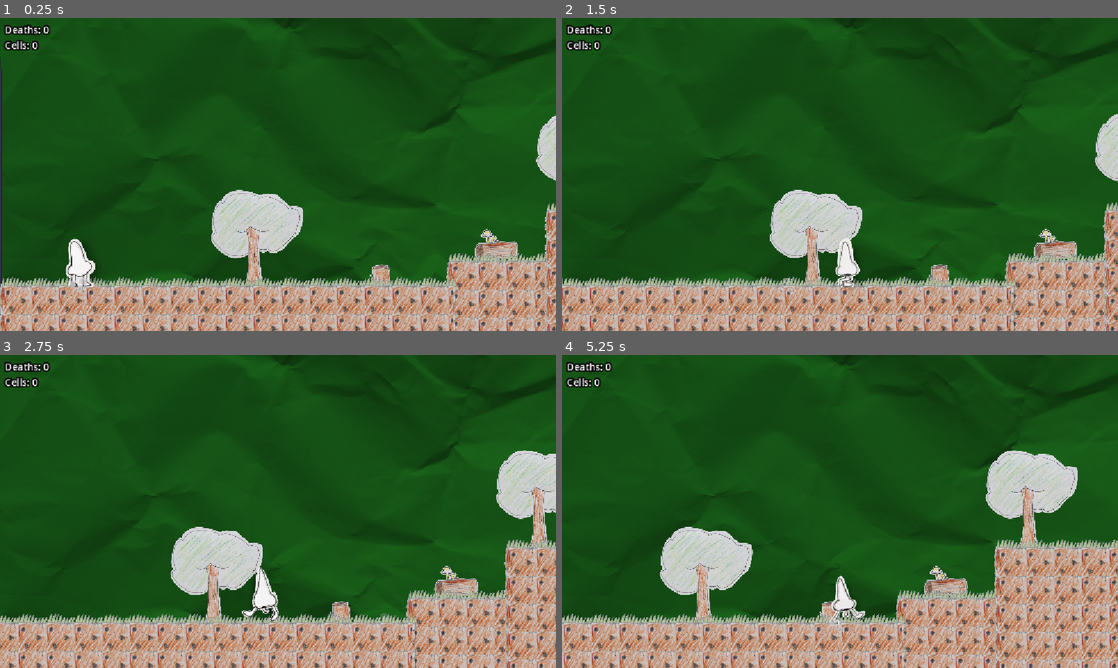
Above: before the commit, frames 1-4 (two rows, left to right).
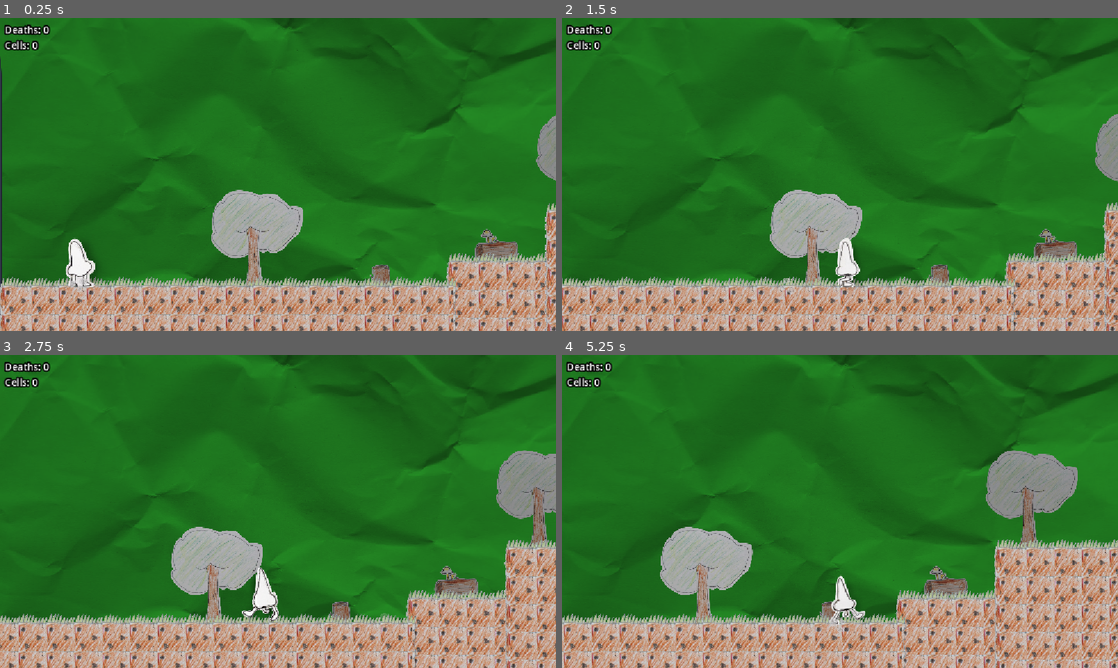
Above: after the commit, the same moments.

Repository: lmg-abe/runny-nose
Game: Godot game, scene res://area_1.tscn
Two runs of this game, one before a commit and one after it. Both use one fixed random seed, a clock stepped at 60 frames per second and the inputs below. The engine's default icon, where the game draws it, is replaced by a stand-in: a white triangle on a blue panel in a dark square.
Inputs:
- Up to frame 1 (0.25 s): no input
- Up to frame 2 (1.5 s): hold D (move_right) from 0.53 s (still down); tap 3 (dash) at 0.6 s; tap Space (jump) at 0.77 s; tap 2 (pick_up) at 1.35 s
- Up to frame 3 (2.75 s): tap Space (jump) at 1.52 s; release D (move_right) at 2.03 s; hold A (move_left) from 2.03 s (still down); tap 1 (sneeze) at 2.1 s
- Up to frame 4 (5.25 s): release A (move_left) at 2.78 s; hold D (move_right) 2.78-4.28 s; tap 3 (dash) at 2.85, 5.1 s; tap Space (jump) at 3.02, 3.77, 4.52 s; tap 2 (pick_up) at 3.6 s; hold A (move_left) 4.28-5.03 s; tap 1 (sneeze) at 4.35 s; hold D (move_right) from 5.03 s (still down)

The runs differ from the first frame. In frame 1, 79% of the frame differs, in the area x 0-100%, y 0-86%; in frame 2, 79%; in frame 3, 78%; in frame 4, 75%.

Commit message:
Update area_1.tscn

Diff:
--- a/area_1.tscn
+++ b/area_1.tscn
@@ -34,7 +34,7 @@
 script = ExtResource("1_1rxqu")
 
 [node name="Paper" type="Sprite2D" parent="Camera2D" unique_id=692617652]
-modulate = Color(0.1254902, 0.47843137, 0.1254902, 1)
+modulate = Color(0.1742, 0.67, 0.1742, 1)
 texture_repeat = 3
 scale = Vector2(2, 2)
 texture = ExtResource("2_dfmo5")
@@ -43,54 +43,67 @@
 script = ExtResource("3_7qacl")
 
 [node name="BgTree" type="Sprite2D" parent="." unique_id=268352074]
+modulate = Color(0.82, 0.82, 0.82, 1)
 position = Vector2(1182, -46)
 texture = ExtResource("4_lx7ru")
 
 [node name="BgStump" type="Sprite2D" parent="BgTree" unique_id=1362299212]
+modulate = Color(0.82, 0.82, 0.82, 1)
 position = Vector2(649, 184)
 texture = ExtResource("5_r2afo")
 
 [node name="BgTree2" type="Sprite2D" parent="BgTree" unique_id=288036235]
+modulate = Color(0.82, 0.82, 0.82, 1)
 position = Vector2(1686, -397)
 texture = ExtResource("4_lx7ru")
 
 [node name="BgFallenLog" type="Sprite2D" parent="BgTree" unique_id=1746722684]
+modulate = Color(0.82, 0.82, 0.82, 1)
 position = Vector2(1251, 51)
 texture = ExtResource("6_q5abr")
 
 [node name="BgBush" type="Sprite2D" parent="BgTree" unique_id=346025221]
+modulate = Color(0.82, 0.82, 0.82, 1)
 position = Vector2(2595, -129)
 texture = ExtResource("7_rulab")
 
 [node name="BgMushroom" type="Sprite2D" parent="BgTree" unique_id=360225380]
+modulate = Color(0.82, 0.82, 0.82, 1)
 position = Vector2(2997, -195)
 texture = ExtResource("8_r73l4")
 
 [node name="BgMushroom2" type="Sprite2D" parent="BgTree" unique_id=329893803]
+modulate = Color(0.82, 0.82, 0.82, 1)
 position = Vector2(1210, -19)
 texture = ExtResource("8_r73l4")
 
 [node name="BgTree" type="Sprite2D" parent="BgTree" unique_id=2003571099]
+modulate = Color(0.82, 0.82, 0.82, 1)
 position = Vector2(5127, -76)
 texture = ExtResource("4_lx7ru")
 
 [node name="BgStump2" type="Sprite2D" parent="BgTree" unique_id=995712868]
+modulate = Color(0.82, 0.82, 0.82, 1)
 position = Vector2(4065, 125)
 texture = ExtResource("5_r2afo")
 
 [node name="BgMushroom3" type="Sprite2D" parent="BgTree" unique_id=1782582880]
+modulate = Color(0.82, 0.82, 0.82, 1)
 position = Vector2(5499, -511)
 texture = ExtResource("8_r73l4")
 
 [node name="BgFallenLog2" type="Sprite2D" parent="BgTree" unique_id=948698513]
+modulate = Color(0.82, 0.82, 0.82, 1)
 position = Vector2(5319, 111)
 texture = ExtResource("6_q5abr")
 
 [node name="BgTree3" type="Sprite2D" parent="BgTree" unique_id=1488280561]
+modulate = Color(0.82, 0.82, 0.82, 1)
 position = Vector2(6872, -916)
 texture = ExtResource("4_lx7ru")
 
 [node name="BgFallenLog3" type="Sprite2D" parent="BgTree" unique_id=907203671]
+modulate = Color(0.82, 0.82, 0.82, 1)
 position = Vector2(7909, -601)
 texture = ExtResource("6_q5abr")
 
